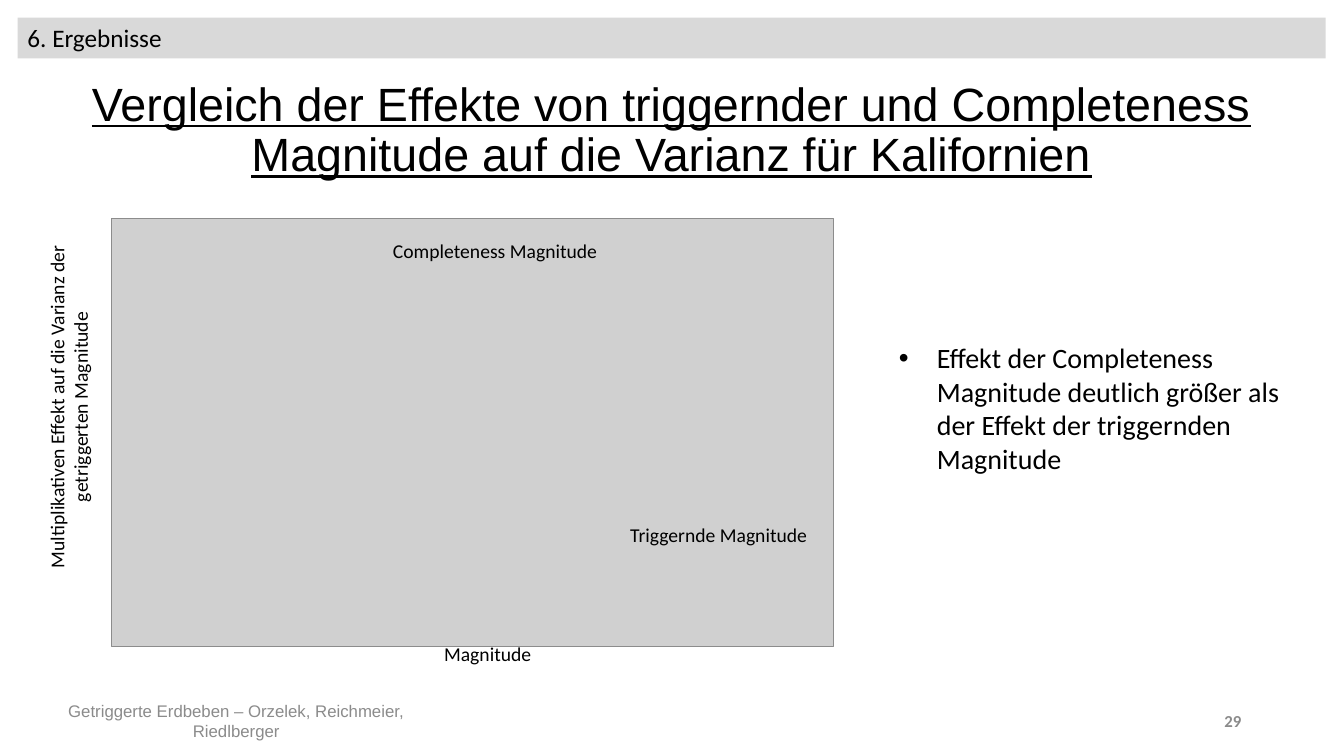
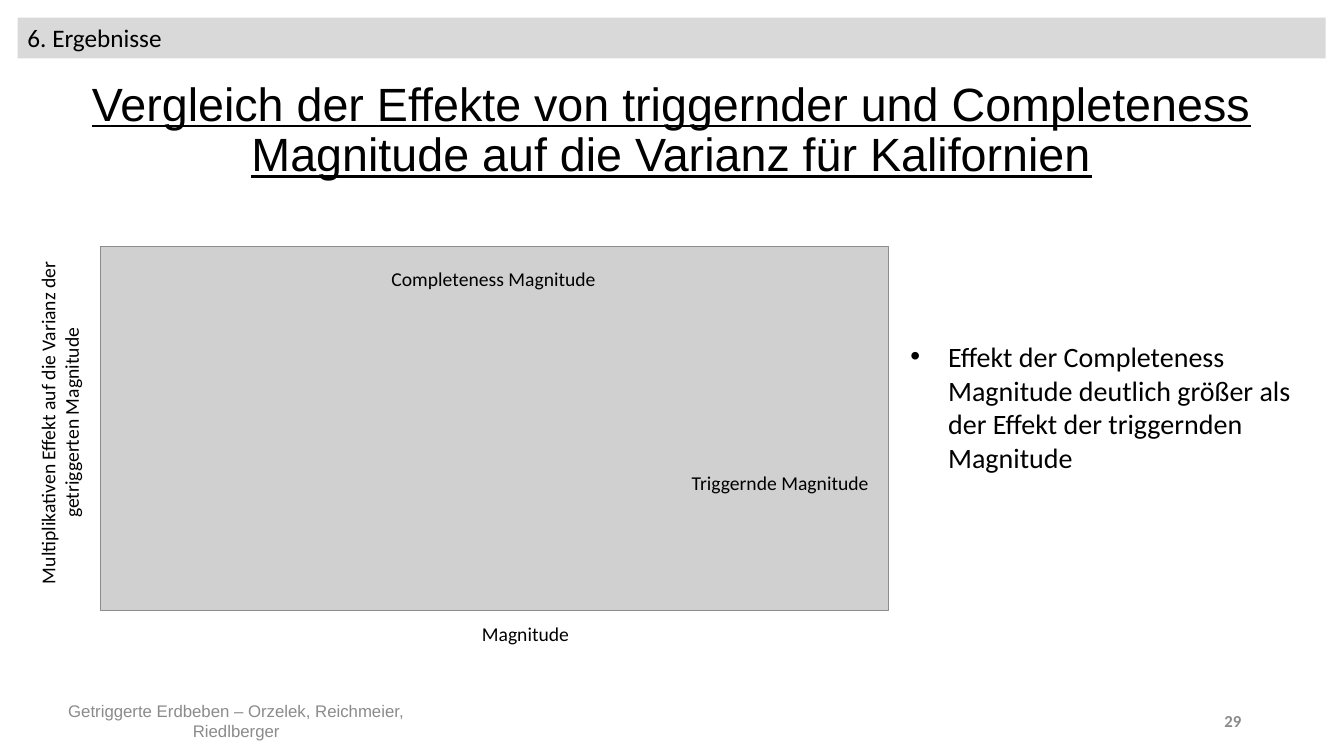
Before and after one commit to Kati77/Praktikum-Erdbeben, a slide deck: slide 29 of pp - AbschlusspräsentationX.pptx. Drawn at 1344x756 pixels with LibreOffice and Linux fonts; fonts in the diff are those of the drawing; grey boxes stand for pictures. Boxes give left, top, right and bottom in pixels: in the first picture for what was removed or moved away, otherwise in the second. Text is boxed around its words. In the diff, an @@ line names an element or a change of style, - is before the commit and + after.

```diff
--- a/pp - AbschlusspräsentationX.pptx
+++ b/pp - AbschlusspräsentationX.pptx
@@ text "Multiplikativen Effekt auf die Varianz ..." moved from (x1=46, y1=248, x2=93, y2=565) to (x1=37, y1=264, x2=84, y2=581) @@
@@ picture resized from (x1=112, y1=219, x2=834, y2=646) to (x1=101, y1=247, x2=888, y2=612) @@
@@ text "Completeness Magnitude" moved from (x1=393, y1=244, x2=597, y2=262) to (x1=391, y1=272, x2=595, y2=290) @@
@@ text "Effekt der Completeness Magnitude deutlich ..." moved from (x1=937, y1=348, x2=1279, y2=474) to (x1=948, y1=347, x2=1291, y2=473) @@
@@ text "Triggernde Magnitude" moved from (x1=630, y1=528, x2=807, y2=546) to (x1=692, y1=476, x2=868, y2=494) @@
@@ text "Magnitude" moved from (x1=444, y1=645, x2=531, y2=665) to (x1=482, y1=627, x2=569, y2=645) @@
```
Also in this commit, not shown: 14 other slides changed, 1 slide removed, 1 other file.
